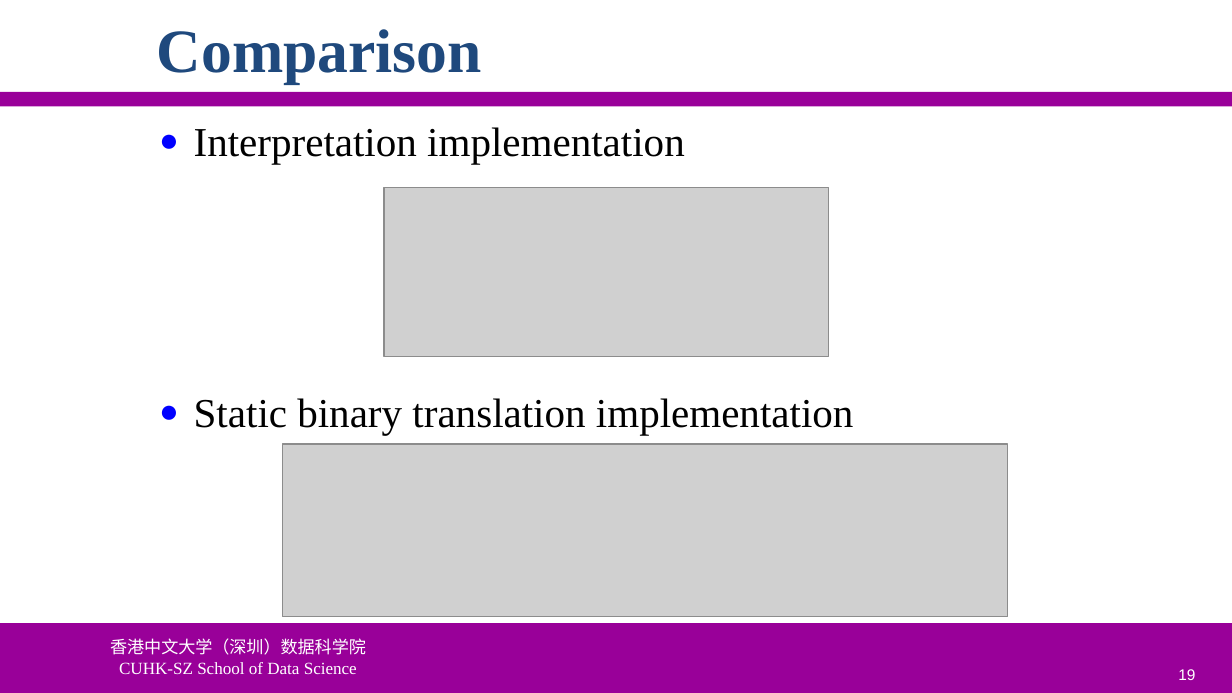
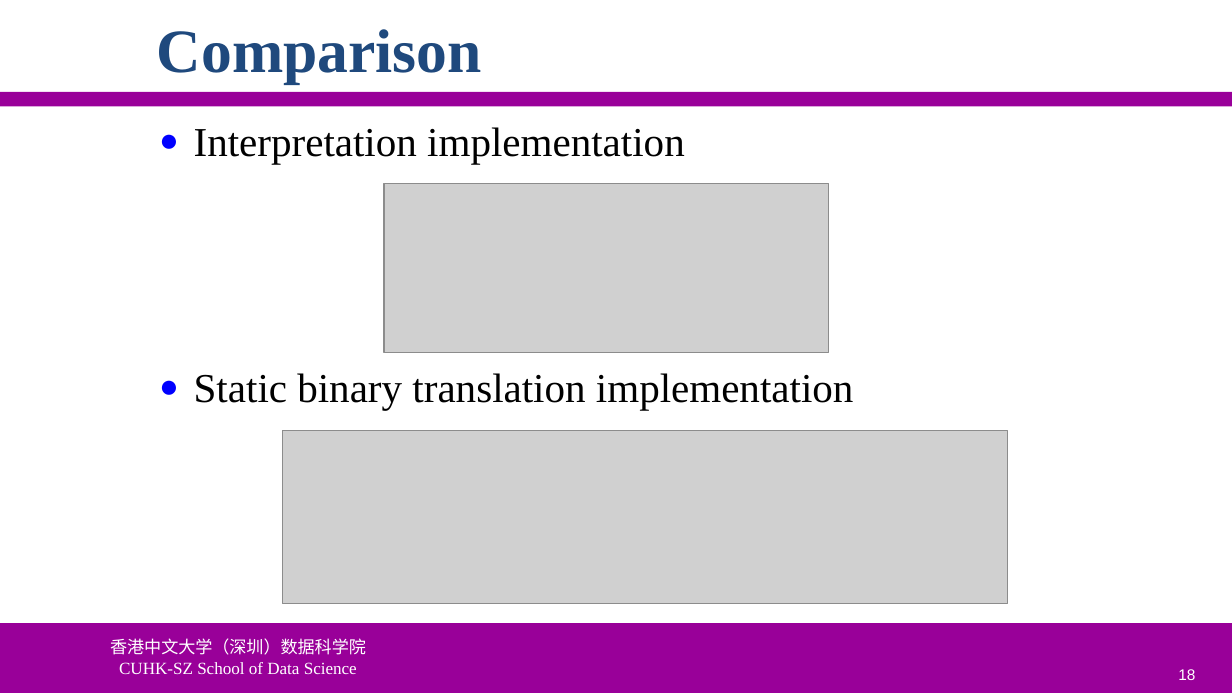
Before and after one commit to ychung1103/ychung1103.github.io, a slide deck: slide 18 of Slides/CSC6103/VT-02 System Virtualization.pptx (slide 19 before the commit). Drawn at 1232x693 pixels with LibreOffice and Linux fonts; fonts in the diff are those of the drawing; grey boxes stand for pictures; background and template pictures are left out. Boxes give left, top, right and bottom in pixels: in the first picture for what was removed or moved away, otherwise in the second. Text is boxed around its words. In the diff, an @@ line names an element or a change of style, - is before the commit and + after.

```diff
--- a/Slides/CSC6103/VT-02 System Virtualization.pptx
+++ b/Slides/CSC6103/VT-02 System Virtualization.pptx
@@ text "Interpretation implementation" at bbox=[194, 127, 854, 410]: less space between paragraphs @@
@@ picture: place and size @@
-picture at bbox=[384, 187, 829, 356]
+picture at bbox=[384, 184, 829, 352]
@@ picture: place and size @@
-picture at bbox=[282, 444, 1008, 616]
+picture at bbox=[282, 431, 1008, 604]
```
Also in this commit, not shown: 9 other slides changed, 1 slide removed.
